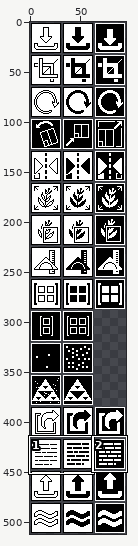
A pixel-art file gets an edit: assets/gui/result_buttons.aseprite. Above: a wide view before the commit, with the close-up outlined.
Close-up. The starting point:
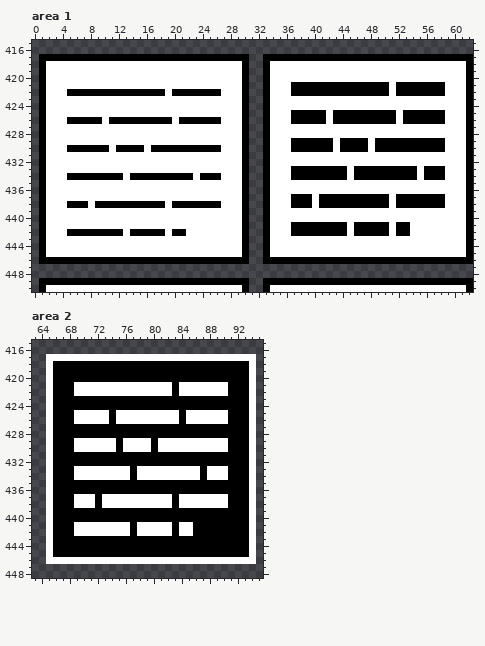
96x512 pixels, 1 frame. Shown: area 1: x 0..62, y 415..450; area 2: x 63..95, y 415..448.
New version:
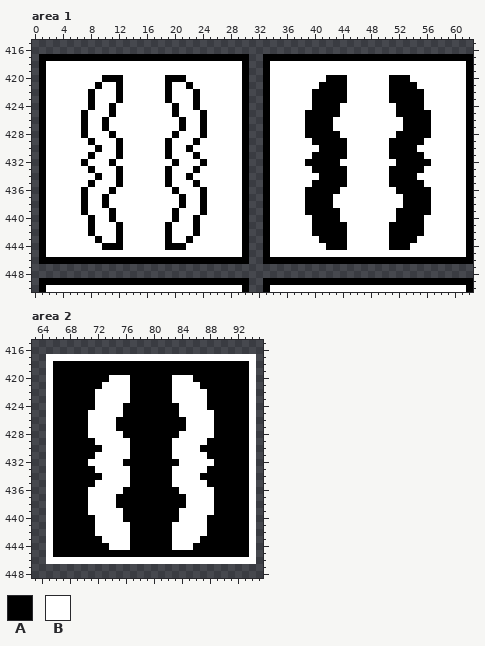
Palette (. is transparent): A #000000  B #ffffff
Commit: re-introduced rounding-button
The exact change:
Changed rows in their new state; - is an unchanged pixel.
Area 1, layer "pic":
first column x 5:
420 -----AAA------AAA--------------------AAA------AAA-----
421 ----A--A------A--A--------------BBBB----BBBBBBA---BBBB
422 BBB-BBB-BBBBBBABBB-BBB----------BBB-----BBBBBBA----BBB
423 ---A---A------A---A----------------AAAAA------AAAAA---
424 ---A--A--------A--A----------------AAAA--------AAAA---
425 --A---A--------A---A------------BB---A-BBBBBBBBA----BB
426 BB-BBABBBBBBBBB--BB-BB----------BB---ABBBBBBBBB-----BB
427 --A--A----------A--A--------------AAAA----------AAAA--
428 --A---A--------A---A--------------AAAAA--------AAAAA--
429 ---A---A------A---A-------------BBB---A-BBB-BB-----BBB
430 BBBB-B--BBB-BB-BB-BBBB----------BBBB--A-BBB-BB----BBBB
431 ---A---A------A---A----------------AAAAA------AAAAA---
432 --A---A--------A---A--------------AAAAA--------AAAAA--
433 ---A---A------A---A-------------BBB------BBBBB----ABBB
434 BBBB-BB--BBBBB-BB--BBB----------BBBB-----BBBBB-----BBB
435 ---A---A------A---A----------------AAAAA------AAAAA---
436 --A---A--------A---A--------------AAAAA--------AAAAA--
437 --A--A----------A--A------------BB-A--BBBBBBBB-B----BB
438 BB--B-BBBBBBBB-B-BB-BB----------BB-A--BBBBBBBB-B----BB
439 --A---A--------A---A--------------AAAAA--------AAAAA--
440 ---A--A--------A--A----------------AAAA--------AAAA---
441 ---A---A------A---A-------------BBB------BBBBBA--AA---
442 BBB-BBB--BBBBBABB-A-------------BBB------BBBBBA--AA---
443 ----A--A------A--A------------------AAAA------AAAA----
444 -----AAA------AAA--------------------AAA------AAA-----
Area 2, layer "pic":
first column x 69:
420 -----BBB------BBB-----
421 AAAA----AAAAAAB---AAAA
422 AAA-----AAAAAAB----AAA
423 ---BBBBB------BBBBB---
424 ---BBBB--------BBBB---
425 AA---B-AAAAAAAAB----AA
426 AA---BAAAAAAAAA-----AA
427 --BBBB----------BBBB--
428 --BBBBB--------BBBBB--
429 AAA---B-AAA-AA-----AAA
430 AAAA--B-AAA-AA----AAAA
431 ---BBBBB------BBBBB---
432 --BBBBB--------BBBBB--
433 AAA------AAAAA----BAAA
434 AAAA-----AAAAA-----AAA
435 ---BBBBB------BBBBB---
436 --BBBBB--------BBBBB--
437 AA-B--AAAAAAAA-A----AA
438 AA-B--AAAAAAAA-A----AA
439 --BBBBB--------BBBBB--
440 ---BBBB--------BBBB---
441 AAA------AAAAAB--BB---
442 AAA------AAAAAB--BB---
443 ----BBBB------BBBB----
444 -----BBB------BBB-----
Pixel boxes of the changes (left, top, right, bottom) in both close-ups:
changed: (67, 75, 221, 250)
changed: (291, 75, 445, 250)
changed: (74, 375, 228, 550)
